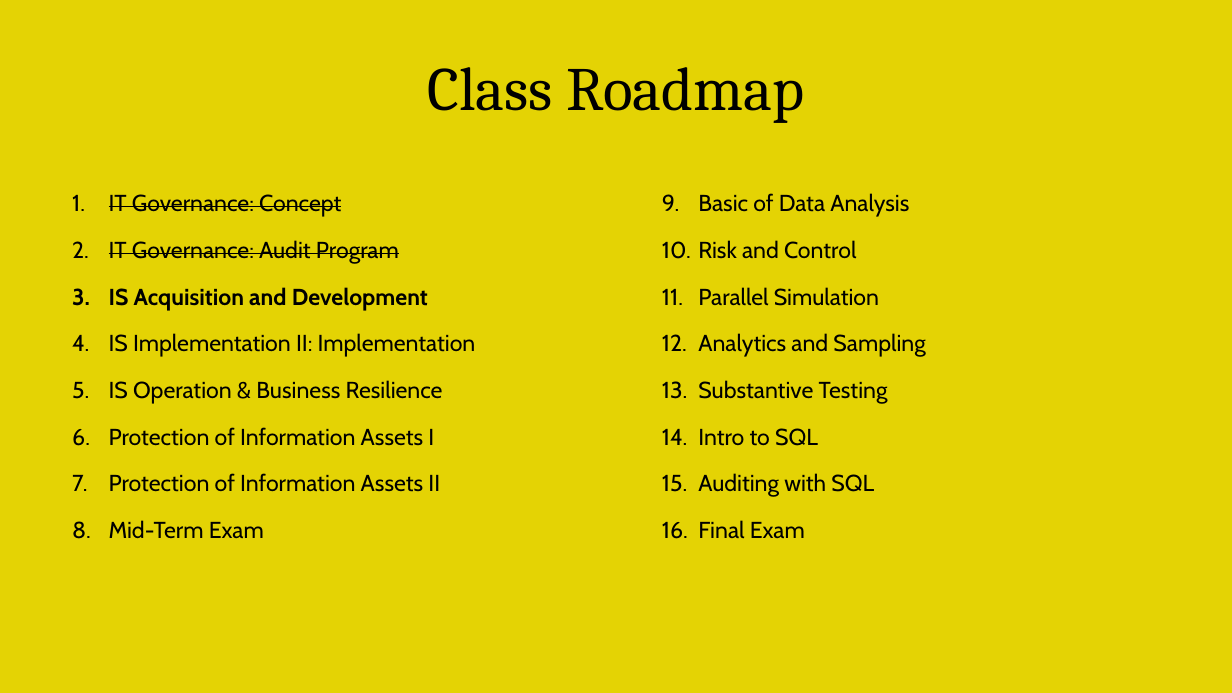
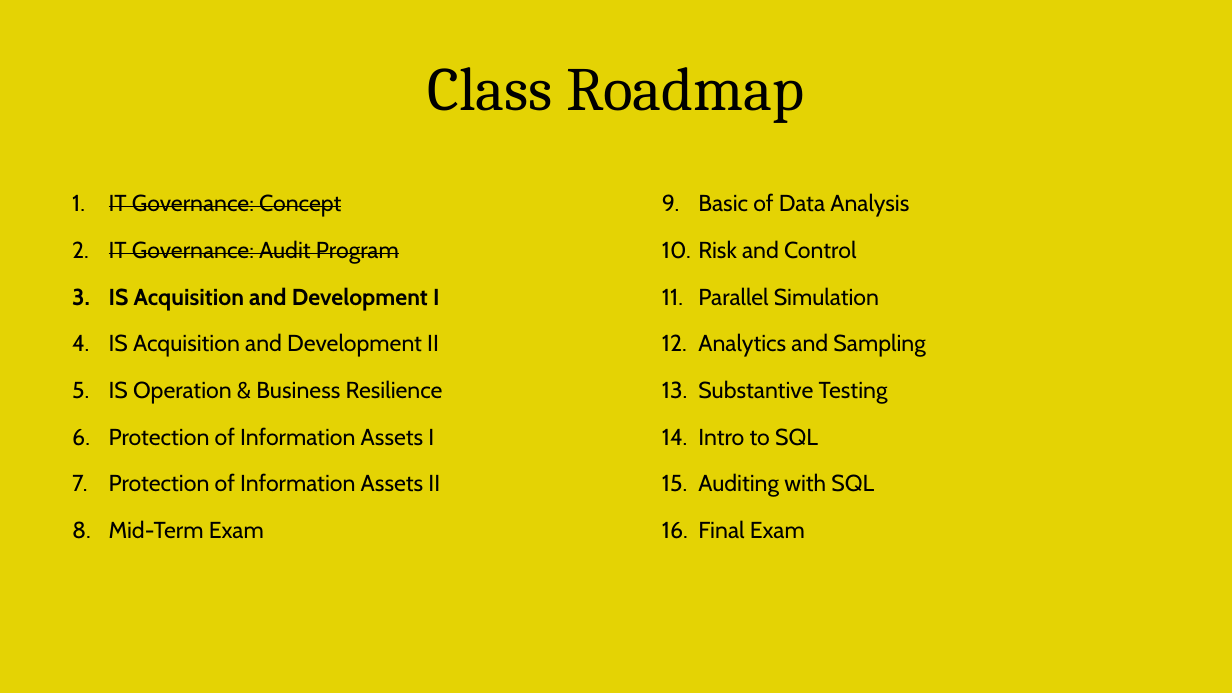
Before and after one commit to irfanradarma/Audit-SI, a slide deck: slide 3 of Slides/2026/03 - IS Acquisition & Development.pptx. Drawn at 1232x693 pixels with LibreOffice and Linux fonts; fonts in the diff are those of the drawing; background and template pictures are left out. Boxes give left, top, right and bottom in pixels: in the first picture for what was removed or moved away, otherwise in the second. Text is boxed around its words. In the diff, an @@ line names an element or a change of style, - is before the commit and + after.

```diff
--- a/Slides/2026/03 - IS Acquisition & Development.pptx
+++ b/Slides/2026/03 - IS Acquisition & Development.pptx
@@ text at bbox=[109, 287, 440, 357]: text changed @@
-3. IS Acquisition and Development
-4. IS Implementation II: Implementation
+3. IS Acquisition and Development I
+4. IS Acquisition and Development II
```
Also in this commit, not shown: 2 other slides changed, 2 slides added.
